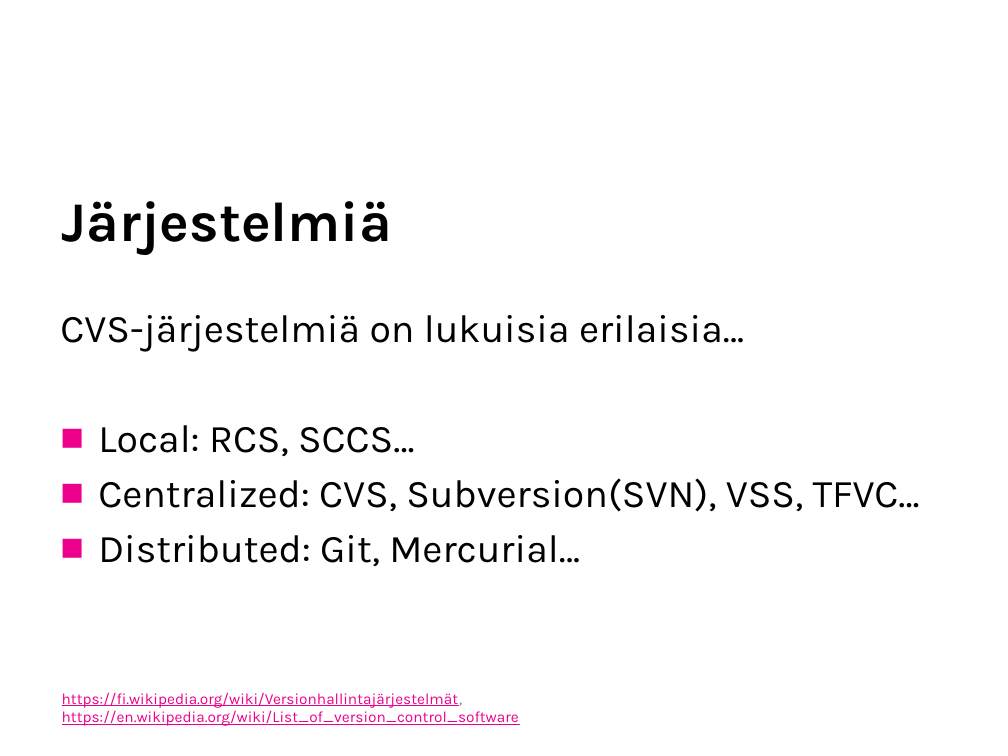
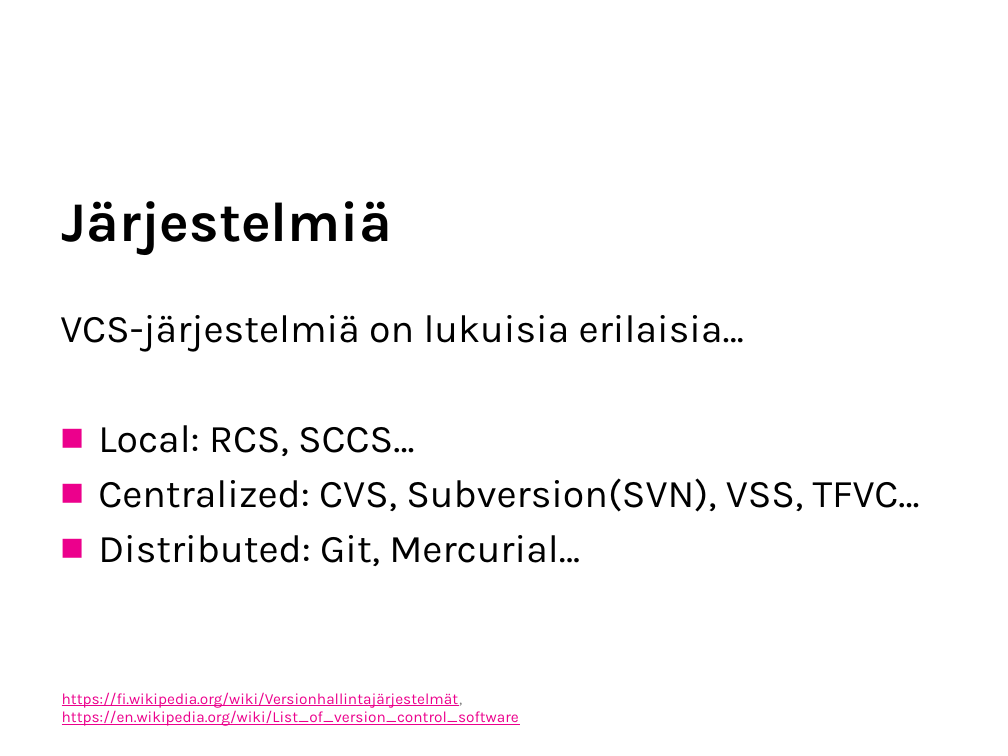
Before and after one commit to SavoniaUAS/versioncontrol, a slide deck: slide 4 of versionhallinta.pptx. Drawn at 1008x756 pixels with LibreOffice and Linux fonts; fonts in the diff are those of the drawing; background and template pictures are left out. Boxes give left, top, right and bottom in pixels: in the first picture for what was removed or moved away, otherwise in the second. Text is boxed around its words. In the diff, an @@ line names an element or a change of style, - is before the commit and + after.

Commit message:
fixed typos, added info about GitHub

```diff
--- a/versionhallinta.pptx
+++ b/versionhallinta.pptx
@@ text at box(60, 315, 744, 352): text changed @@
-CVS-järjestelmiä on lukuisia erilaisia…
+VCS-järjestelmiä on lukuisia erilaisia…
```
Also in this commit, not shown: 2 other slides changed.
